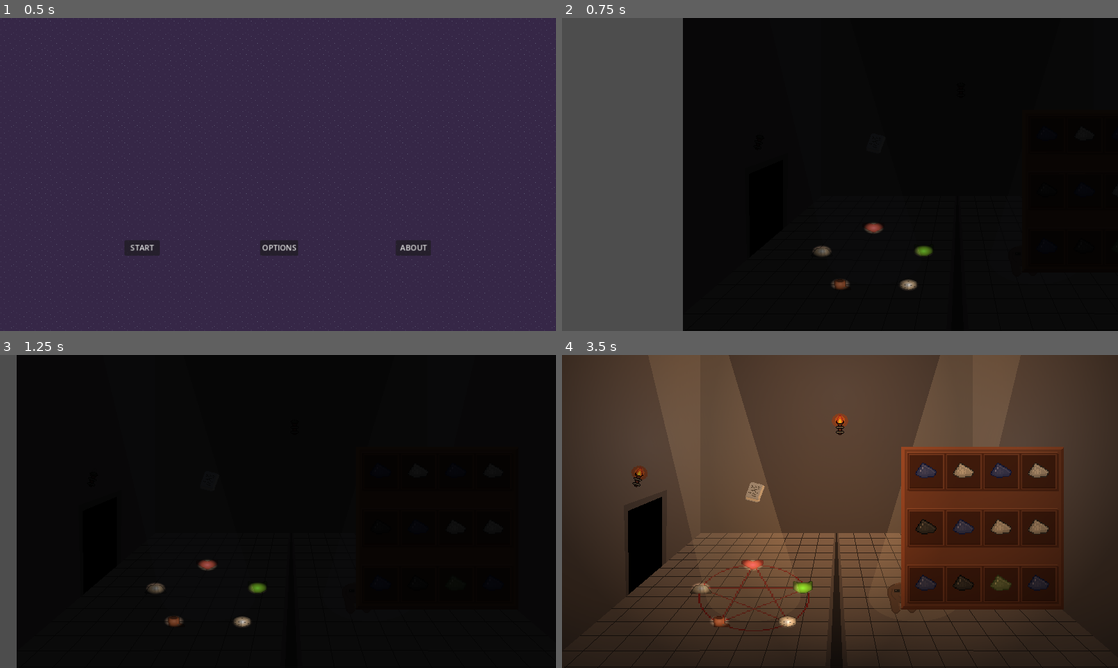
Above: before the commit, frames 1-4 (two rows, left to right).
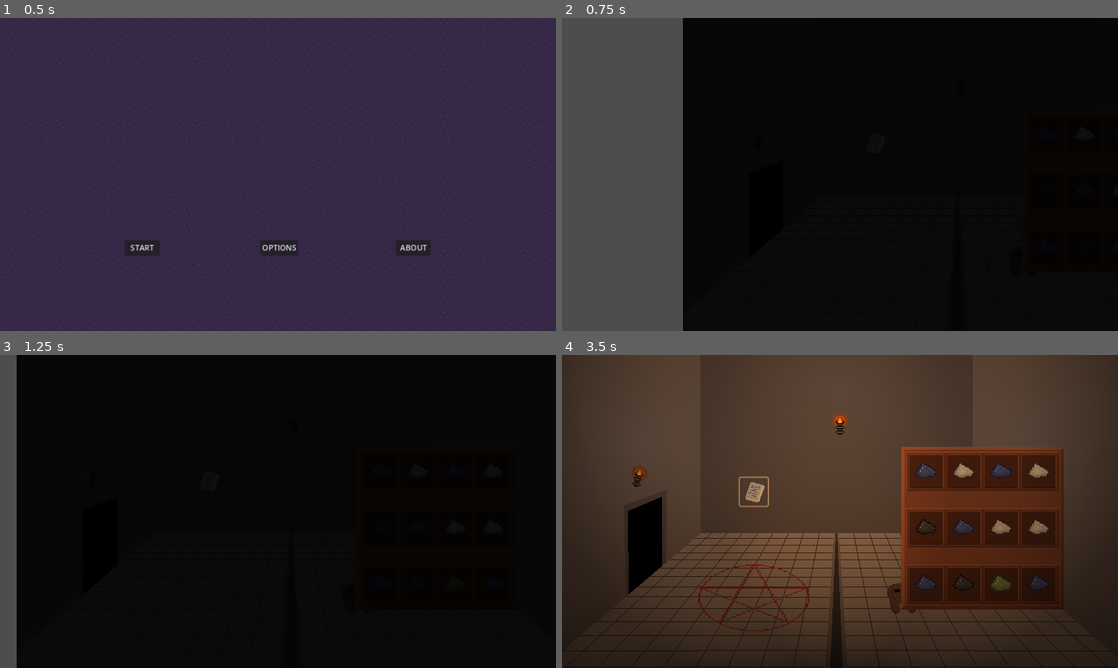
Above: after the commit, the same moments.

Repository: lewis785/ludum-dare-55
Game: Godot game, scene res://scenes/levels/main_menu.tscn
Same seed, same stepped clock (60 frames per second), same inputs: the game is played once before the commit and once after it.
Inputs (mouse positions are in pixels of both pictures, inside the frame that each line leads up to):
- Up to frame 1 (0.5 s): no input
- Up to frame 2 (0.75 s): click "START" at 0.5 s
- Up to frame 3 (1.25 s): no input
- Up to frame 4 (3.5 s): click (773, 480) at 1.25 s; click (756, 483) at 2 s; click (756, 489) at 2.75 s

Frame 1 is identical in both runs. In frame 2, 0.4% of the frame differs, in the area x 45-67%, y 65-88%; in frame 3, 0.4%; in frame 4, 7.7%, in the area x 23-74%, y 0-88%.

Commit message:
FIX light beam bug and circle spawn order

Diff:
--- a/scenes/items/summoning_circle.gd
+++ b/scenes/items/summoning_circle.gd
@@ -5,6 +5,11 @@
 @export var ingredients_cap : int = 5
 @export var summon_scene : PackedScene
 @onready var sprite_2d = $Sprite2D
+@onready var sigil_1 = $Sigil1
+@onready var sigil_2 = $Sigil2
+@onready var sigil_3 = $Sigil3
+@onready var sigil_4 = $Sigil4
+@onready var sigil_5 = $Sigil5
 
 var ingredients = []
 
@@ -67,5 +72,15 @@
 
 func _on_sprite_2d_animation_looped():
 	if $Sprite2D.animation == "Spawn":
-		print("done")
 		$Sprite2D.animation = "Idle"
+		sigil_1.visible = true
+		sigil_2.visible = true
+		sigil_3.visible = true
+		sigil_4.visible = true
+		sigil_5.visible = true
+
+		sigil_1.find_child("SigilLight").energy = 2.0
+		sigil_2.find_child("SigilLight").energy = 2.0
+		sigil_3.find_child("SigilLight").energy = 2.0
+		sigil_4.find_child("SigilLight").energy = 2.0
+		sigil_5.find_child("SigilLight").energy = 2.0
--- a/scenes/items/summoning_circle.tscn
+++ b/scenes/items/summoning_circle.tscn
@@ -553,7 +553,7 @@
 scale = Vector2(5, 5)
 sprite_frames = SubResource("SpriteFrames_6lmhd")
 animation = &"Spawn"
-frame_progress = 0.965127
+frame_progress = 0.528107
 
 [node name="CollisionShape2D" type="CollisionShape2D" parent="."]
 shape = SubResource("CircleShape2D_ble8y")
@@ -577,6 +577,7 @@
 animation = &"Luck1"
 
 [node name="Sigil5" parent="." instance=ExtResource("5_jmgye")]
+texture_filter = 1
 position = Vector2(-99, 111)
 animation = &"Speed1"
 
--- a/scenes/levels/room.gd
+++ b/scenes/levels/room.gd
@@ -81,6 +81,7 @@
 				torch.find_child("Ignite").play()
 			find_child("Summon-screen").find_child("SummoningCircle").find_child("Sprite2D").play("Spawn")
 			find_child("SummoningCircleAudio").play()
+			find_child("Summon-screen").find_child("SummoningCircle").find_child("Sprite2D").play("Spawn")
 
 func move_wizard():
 	var wizard = find_child("PathFollow2D").find_child("Wizard")
--- a/scenes/levels/room.tscn
+++ b/scenes/levels/room.tscn
@@ -75,7 +75,8 @@
 [node name="EnemySpawner" parent="." instance=ExtResource("9_5nmi3")]
 position = Vector2(491, 348)
 
-[node name="TextureRect" type="TextureRect" parent="."]
+[node name="LightShaft" type="TextureRect" parent="."]
+visible = false
 layout_mode = 1
 anchors_preset = 15
 anchor_right = 1.0
--- a/scenes/props/Sigil.tscn
+++ b/scenes/props/Sigil.tscn
@@ -189,6 +189,7 @@
 }]
 
 [node name="Sigil" type="AnimatedSprite2D"]
+visible = false
 scale = Vector2(2, 2)
 sprite_frames = SubResource("SpriteFrames_7h86s")
 animation = &"Strength3"
@@ -196,7 +197,7 @@
 brightness = 8.0
 pulseDelay = 20
 
-[node name="PointLight2D" type="PointLight2D" parent="."]
+[node name="SigilLight" type="PointLight2D" parent="."]
 position = Vector2(0, 2.5)
-energy = 13.35
+energy = 0.0
 texture = ExtResource("3_sxo3f")
